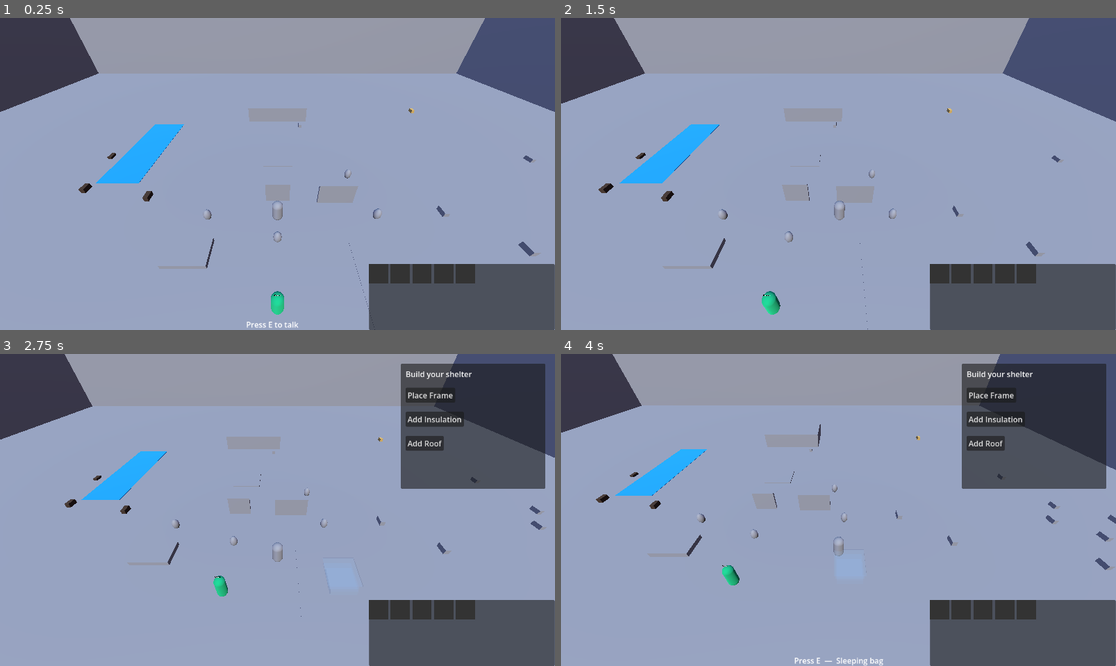
Above: before the commit, frames 1-4 (two rows, left to right).
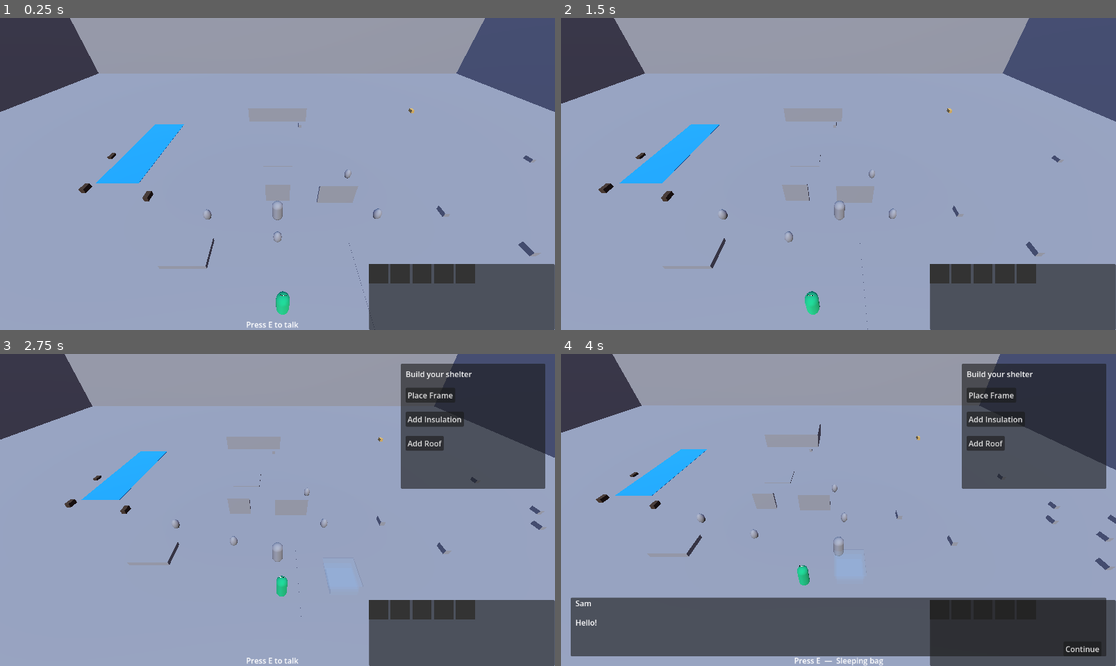
Above: after the commit, the same moments.

Repository: Actulus/scout-camp
Game: Godot game, scene res://scenes/world/world.tscn
Same seed, same stepped clock (60 frames per second), same inputs: the game is played once before the commit and once after it.
Inputs (mouse positions are in pixels of both pictures, inside the frame that each line leads up to):
- Up to frame 1 (0.25 s): no input
- Up to frame 2 (1.5 s): tap E at 0.5 s; hold D (move_right) 0.53-1.25 s; tap Enter (ui_accept) at 0.77 s; click "Continue" at 1.25 s
- Up to frame 3 (2.75 s): hold S (move_down) from 2.03 s (still down); tap Enter (ui_accept) at 2.27 s
- Up to frame 4 (4 s): tap E at 2.75 s; release S (move_down) at 2.78 s; hold D (move_right) 2.78-3.5 s; click (1082, 650) at 3.5 s, where only the run after the commit has a clickable "Continue"

The runs differ from the first frame. In frame 1, 0.2% of the frame differs, in the area x 48-53%, y 87-96%; in frame 2, 0.3%; in frame 3, 0.3%; in frame 4, 17%, in the area x 1-99%, y 67-97%.

Commit message:
npc follows path

Diff:
--- a/scenes/world/world.tscn
+++ b/scenes/world/world.tscn
@@ -52,6 +52,14 @@
 background_mode = 2
 sky = SubResource("Sky_4rhad")
 
+[sub_resource type="Curve3D" id="Curve3D_gb53w"]
+closed = true
+_data = {
+"points": PackedVector3Array(0, 0, 0, 0, 0, 0, 0, 0, 0, 0, 0, 0, 0, 0, 0, 10, 0, 0, 0, 0, 0, 0, 0, 0, 10, 0, 20),
+"tilts": PackedFloat32Array(0, 0, 0)
+}
+point_count = 3
+
 [node name="World" type="Node3D" unique_id=430405692]
 
 [node name="Ground" type="StaticBody3D" parent="." unique_id=2059235516]
@@ -141,6 +149,14 @@
 transform = Transform3D(1, 0, 0, 0, 1, 0, 0, 0, 1, 0, 1.0077496, 6.2046003)
 npc_name = "Sam"
 dialogue_lines = ["Hello!", "Nice day for scouting.", "Nice to meet you!", "How are you?"]
+patrol_path = NodePath("../Path3D")
+
+[node name="Path3D" type="Path3D" parent="." unique_id=1969210549]
+transform = Transform3D(1, 0, 0, 0, 1, 0, 0, 0, 1, 0, 1.0077496, 6.2046003)
+curve = SubResource("Curve3D_gb53w")
+
+[node name="PathFollow3D" type="PathFollow3D" parent="Path3D" unique_id=1176469900]
+transform = Transform3D(-4.371139e-08, 0, -1, 0, 1, 0, 1, 0, -4.371139e-08, 0, 0, 0)
 
 [node name="ShelterItem" parent="." unique_id=1522532805 instance=ExtResource("8_j2gmx")]
 transform = Transform3D(1, 0, 0, 0, 1, 0, 0, 0, 1, 26.780376, 0.3707962, 0)
--- a/scripts/npc_base.gd
+++ b/scripts/npc_base.gd
@@ -2,14 +2,22 @@
 
 @export var npc_name: String = "Scout"
 @export var dialogue_lines: Array = ["Hello!", "Nice day for scouting."]
+@export var patrol_path: NodePath
 
 var current_line: int = 0
 var player_nearby: bool = false
+var path_follow: PathFollow3D
+var patrol_speed = 1.5
+const GRAVITY = -20.0
 
 func _ready():
+	print("patrol_path value: ", patrol_path)
+	print("path_follow found: ", path_follow)
 	$TalkZone.body_entered.connect(_on_player_enter)
 	$TalkZone.body_exited.connect(_on_player_exit)
 	$NameLabel.text = npc_name
+	if patrol_path:
+		path_follow = get_node(patrol_path).get_child(0)
 
 func _on_player_enter(body):
 	if body.name == "Player":
@@ -23,3 +31,29 @@
 	var dialogue_box = get_tree().get_root().get_node("World/DialogueBox")
 	dialogue_box.show_dialogue(npc_name, dialogue_lines[current_line])
 	current_line = (current_line + 1) % dialogue_lines.size()
+
+func _physics_process(delta: float) -> void:
+	# Apply gravity
+	if not is_on_floor():
+		velocity.y += GRAVITY * delta
+
+	# Follow patrol path when player is not nearby
+	if path_follow and not player_nearby:
+		path_follow.progress += patrol_speed * delta
+
+		# Only move on X and Z — let gravity handle Y
+		var target = path_follow.global_position
+		var direction = (target - global_position)
+		direction.y = 0  # ignore vertical difference
+
+		if direction.length() > 0.1:
+			velocity.x = direction.normalized().x * patrol_speed
+			velocity.z = direction.normalized().z * patrol_speed
+		else:
+			velocity.x = 0
+			velocity.z = 0
+	else:
+		velocity.x = 0
+		velocity.z = 0
+
+	move_and_slide()
